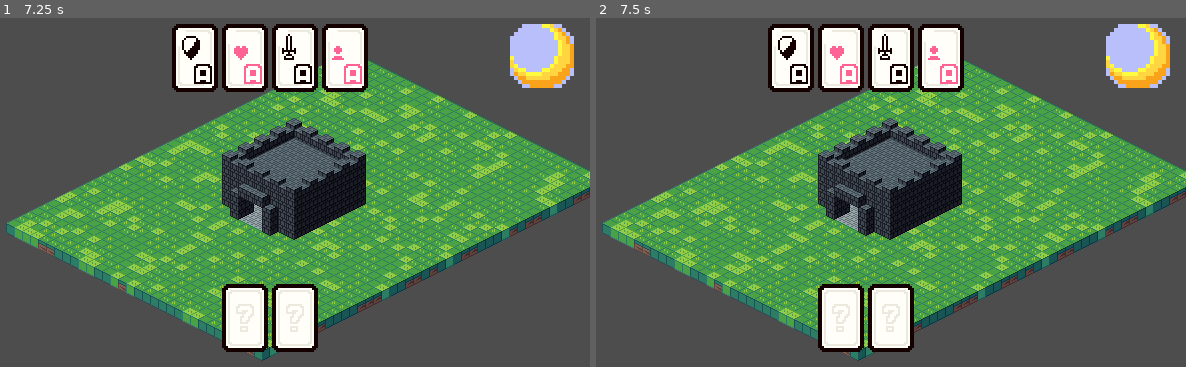
Above: before the commit, frames 1-2 (left to right).
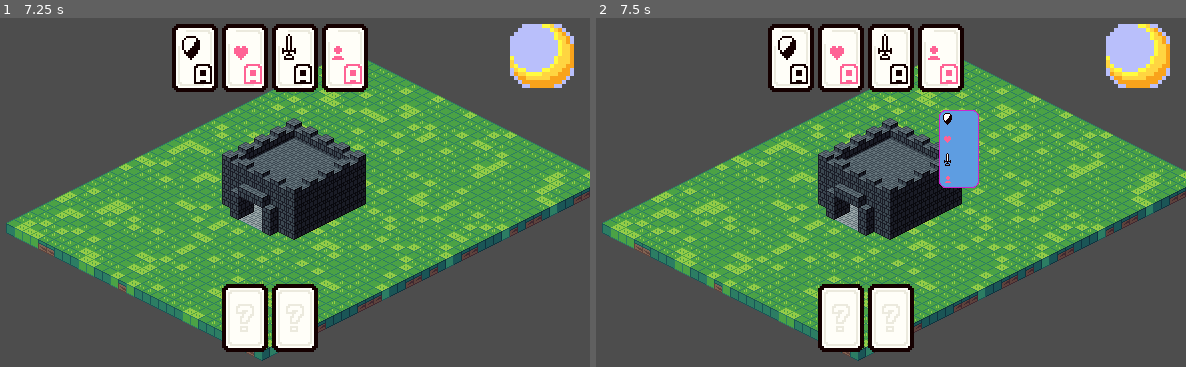
Above: after the commit, the same moments.

Repository: Lucas-Inacioo/castle-cards
Game: Godot game, scene res://scenes/main.tscn
The game is run twice, just before and just after one commit, with the same random seed, the same clock (stepped at 60 frames per second) and the same inputs.
Inputs (mouse positions are in pixels of both pictures, inside the frame that each line leads up to):
- Up to frame 1 (7.25 s): click (542, 56) at 0.5 s; click (542, 56) at 1.25 s; click (542, 56) at 2 s; tap Enter at 2.75, 4.25, 5.75 s; drag from (271, 185) to (336, 108) at 2.77 s; tap Space at 3.5, 5, 6.5 s; drag from (141, 206) to (271, 185) at 3.52 s; move the mouse to (336, 108) at 4.27 s; click (336, 108) at 4.42 s; drag from (236, 258) to (76, 133) at 5.02 s; move the mouse to (460, 241) at 5.77 s; click (460, 241) at 5.92 s; drag from (76, 133) to (271, 185) at 6.52 s
- Up to frame 2 (7.5 s): move the mouse to (896, 189) at 7.27 s; click (896, 189) at 7.42 s

Frame 1 is identical in both runs. In frame 2, 1.5% of the frame differs, in the area x 58-65%, y 26-49%.

Commit message:
Adjust hover timer, fix camera zoom, add card slot checks
Reduced HoverTimer wait time in player_castle.tscn for faster UI feedback. Fixed camera zoom direction in camera_movement.gd to match expected mouse wheel behavior. Added logic to card_slot.gd to prevent dropping the same card type in both resource and upgrade slots.

Diff:
--- a/scenes/player_castle.tscn
+++ b/scenes/player_castle.tscn
@@ -166,7 +166,7 @@
 polygon = PackedVector2Array(-49, 16, -48, -33, 23, -69, 95, -33, 95, 16, 25, 52)
 
 [node name="HoverTimer" type="Timer" parent="Tilemap/HoverArea"]
-wait_time = 1.2999999999999998
+wait_time = 0.5
 one_shot = true
 
 [node name="CastleStatsPopup" type="PanelContainer" parent="."]
--- a/scripts/camera_movement.gd
+++ b/scripts/camera_movement.gd
@@ -10,12 +10,12 @@
 func _input(event: InputEvent) -> void:
 	# Zoom in and out with the mouse wheel
 	if event is InputEventMouseButton:
-		if event.button_index == MOUSE_BUTTON_WHEEL_DOWN and event.pressed:
+		if event.button_index == MOUSE_BUTTON_WHEEL_UP and event.pressed:
 			# Zoom must be pixel perfect
 			zoom += Vector2(ZOOM_STEP, ZOOM_STEP)
 			if zoom.x > MAX_ZOOM_OUT:
 				zoom = Vector2(MAX_ZOOM_OUT, MAX_ZOOM_OUT)
-		elif event.button_index == MOUSE_BUTTON_WHEEL_UP and event.pressed:
+		elif event.button_index == MOUSE_BUTTON_WHEEL_DOWN and event.pressed:
 			zoom -= Vector2(ZOOM_STEP, ZOOM_STEP)
 			if zoom.x < MAX_ZOOM_IN:
 				zoom = Vector2(MAX_ZOOM_IN, MAX_ZOOM_IN)
--- a/scripts/card_slot.gd
+++ b/scripts/card_slot.gd
@@ -5,6 +5,15 @@
 func _can_drop_data(_at_position: Vector2, data: Variant) -> bool:
 	if not data.has("card_type") || not data.has("texture"):
 		return false
+
+	var card_type: GameData.CardType = data["card_type"]
+	match slot_type:
+		GameData.SlotType.RESOURCE:
+			if GameData.current_upgrade_card == card_type:
+				return false
+		GameData.SlotType.UPGRADE:
+			if GameData.current_resource_card == card_type:
+				return false
 
 	return true
 
